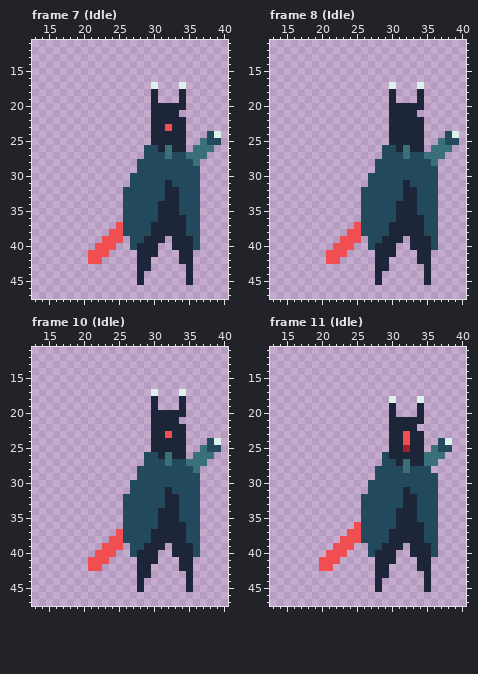
Edited in one commit: pixel-art file (AcerolaGameJam_UnityProject/AcerolaGameJam0/Assets/Sprites/Sheets/TimeKeeper.aseprite). The first picture shows the starting point.
128x128 pixels, 41 frames. Shown: frame 7 (Idle): x 13..40, y 11..47; frame 8 (Idle): x 13..40, y 11..47; frame 10 (Idle): x 13..40, y 11..47; frame 11 (Idle): x 13..40, y 11..47. The old version is drawn lined up with the new one, on the new canvas. The commit also changed other frames, which this record leaves out.
New version:
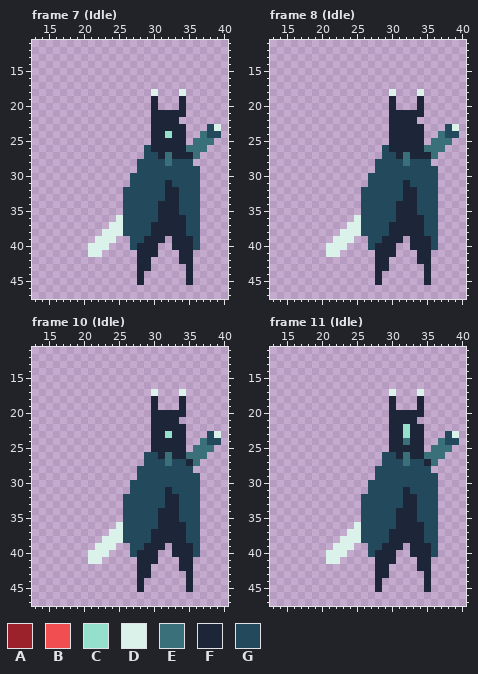
Palette (. is transparent): A #9b222b  B #f14e52  C #95e0cc  D #daf2e9  E #39707a  F #1c2638  G #23495d
Difference:
canvas 128x128 -> 64x64, the old top-left corner now at -32,-32 (the part of the old canvas that was cut away was empty and is not shown)
Changed rows in their new state; - is an unchanged pixel.
Frame 7 (Idle):
first column x 30:
17 .---.-----
18 D---D-----
20 -...------
21 ----F-----
22 ----.-----
23 --F-----GD
24 --C----E-G
25 ------E-E.
26 F-F--E--.-
27 -F-FFF-.--
28 --E---.---
first column x 21:
36 ----D
37 ---DD
38 --DDD
39 -DDD.
40 DDD.-
41 DD.--
42 ..---
Frame 8 (Idle):
first column x 30:
17 .---.-----
18 D---D-----
20 -...------
21 ----F-----
22 ----.-----
23 --------GD
24 -------E-G
25 ------E-E.
26 F-F--E--.-
27 -F-FFF-.--
28 --E---.---
first column x 21:
36 ----D
37 ---DD
38 --DDD
39 -DDD.
40 DDD.-
41 DD.--
42 ..---
Frame 10 (Idle):
first column x 32:
23 C-----GD
24 -----E-G
25 ----E-E.
26 ---E--.-
27 ---F-.--
28 ----.---
first column x 21:
36 ----D
37 ---DD
38 --DDD
39 -DDD.
40 DDD.-
41 DD.--
42 ..---
Frame 11 (Idle):
first column x 30:
17 D---D-----
18 F---F-----
20 -FFF------
21 ----.-----
22 --C-F-----
23 --C-----GD
24 --E----EGG
25 --F----EE-
26 G-E-------
27 -G-GGF----
28 --G-------
first column x 20:
36 -----D
37 ----DD
38 ---DDD
39 --DDD-
40 -DDD--
41 .DD---
42 ..----
Pixel boxes of the changes (left, top, right, bottom) in both pictures:
changed: (151, 82, 221, 166)
changed: (88, 215, 123, 264)
changed: (389, 82, 459, 166)
changed: (326, 215, 361, 264)
changed: (165, 431, 221, 473)
changed: (88, 522, 123, 571)
changed: (389, 389, 459, 473)
changed: (319, 522, 361, 571)
